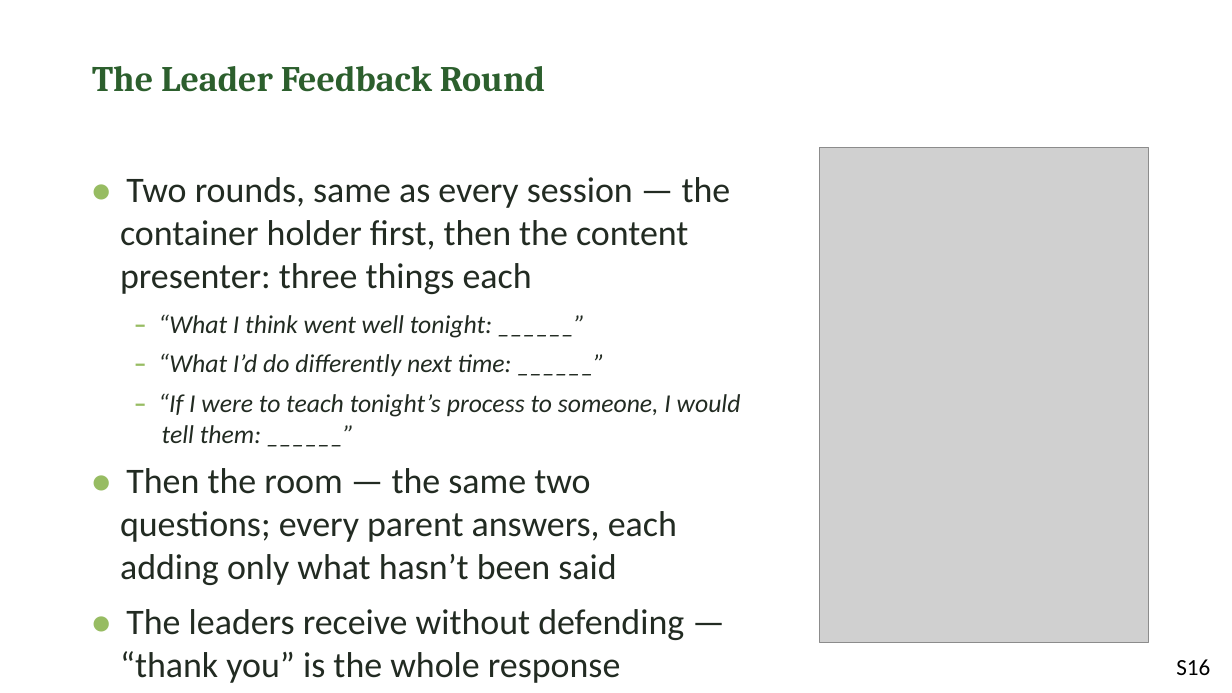
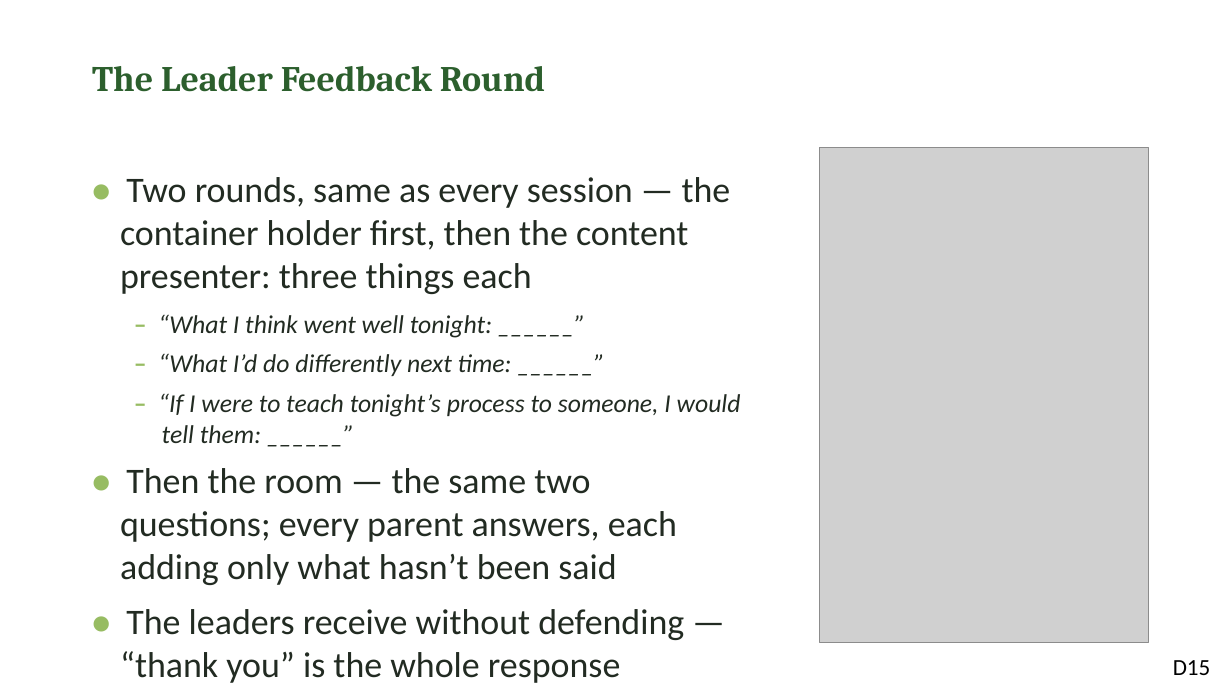
Before and after one commit to jgtittle-ministries/fellowship-of-the-heart-pilot-at-cca, a slide deck: slide 15 of docs/evening/materials/evening-13-slides.pptx (slide 16 before the commit). Drawn at 1232x693 pixels with LibreOffice and Linux fonts; fonts in the diff are those of the drawing; grey boxes stand for pictures. Boxes give left, top, right and bottom in pixels: in the first picture for what was removed or moved away, otherwise in the second. Text is boxed around its words. In the diff, an @@ line names an element or a change of style, - is before the commit and + after.

```diff
--- a/docs/evening/materials/evening-13-slides.pptx
+++ b/docs/evening/materials/evening-13-slides.pptx
@@ text at box(1173, 660, 1211, 675): text changed @@
-S16
+D15
```
Also in this commit, not shown: 15 other slides changed, 1 slide removed, 58 other files.
